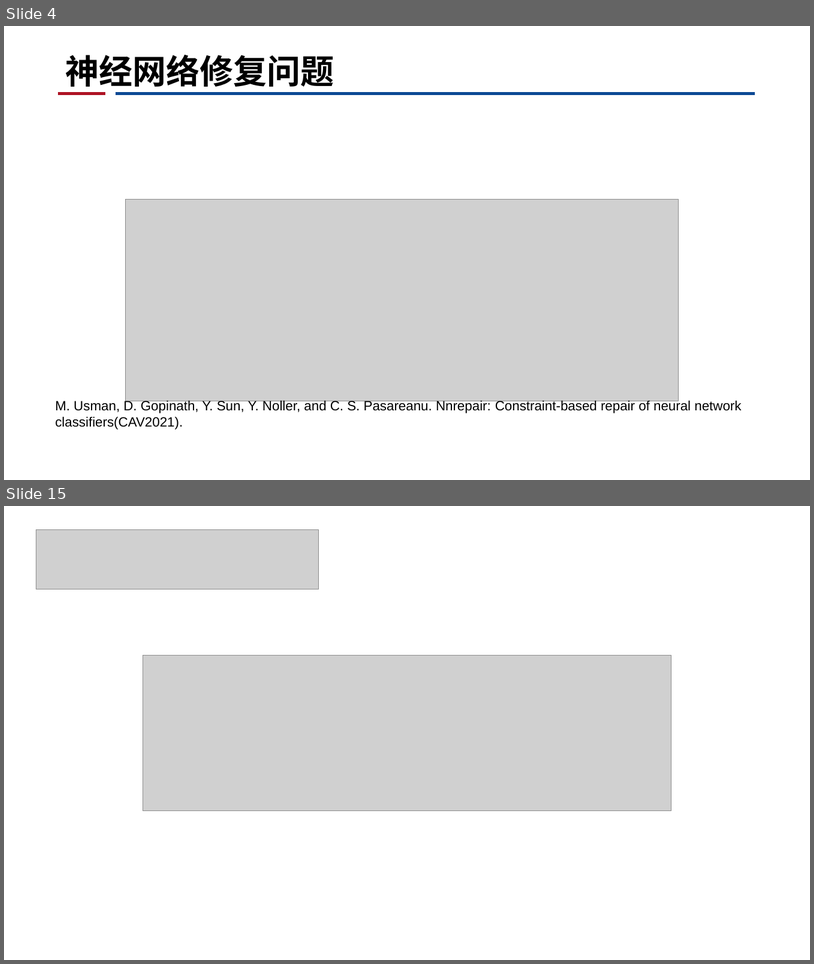
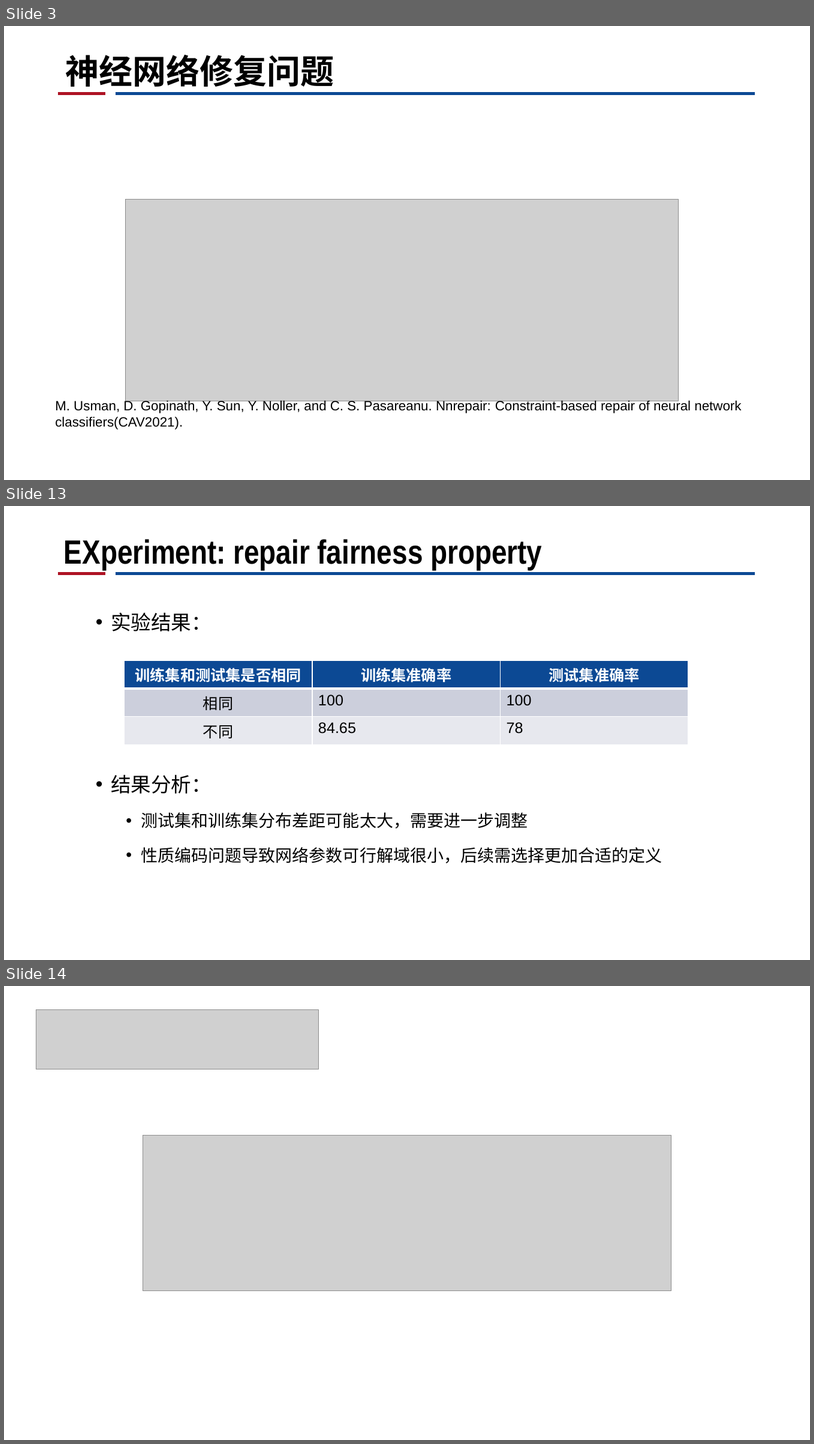
Before and after one commit to CRhapsody/Presentation_Slides, a slide deck: 神经网络修复工作进展.pptx. Shown one above the other, each under a label of ours: slides 4 and 15 before the commit, slides 3, 13 and 14 after it; the slides between them are not shown. The pictures are 814x964 and 814x1444 pixels, drawn with LibreOffice and Linux fonts; fonts in the diff are those of the drawing; grey boxes stand for pictures; background and template pictures are left out. Boxes give left, top, right and bottom in pixels: in the first picture for what was removed or moved away, otherwise in the second. Text is boxed around its words. In the diff, an @@ line names an element or a change of style, - is before the commit and + after.

```diff
--- a/神经网络修复工作进展.pptx
+++ b/神经网络修复工作进展.pptx
@@ slide 13 added at box(4, 506, 810, 960), background #FFFFFF; not listed: 2 template elements that a slide beside it also shows @@
@@ title added at box(64, 539, 542, 570), 40 pt, text #000000, bold @@
+EXperiment: repair fairness property
@@ text added at box(111, 612, 662, 863), 20 pt, text #000000 @@
+  • 实验结果：
+  • 结果分析：
+    • 测试集和训练集分布差距可能太大，需要进一步调整
+    • 性质编码问题导致网络参数可行解域很小，后续需选择更加合适的定义
@@ table added at box(125, 661, 689, 741), 3 rows, 3 columns @@
+训练集和测试集是否相同 | 训练集准确率 | 测试集准确率
+相同 | 100 | 100
+不同 | 84.65 | 78
@@ what was slide 4 is now slide 3 @@
@@ what was slide 15 is now slide 14 @@
```
Also in this commit, not shown: 5 slides changed, 4 other slides added, 6 slides removed, 1 other file.
